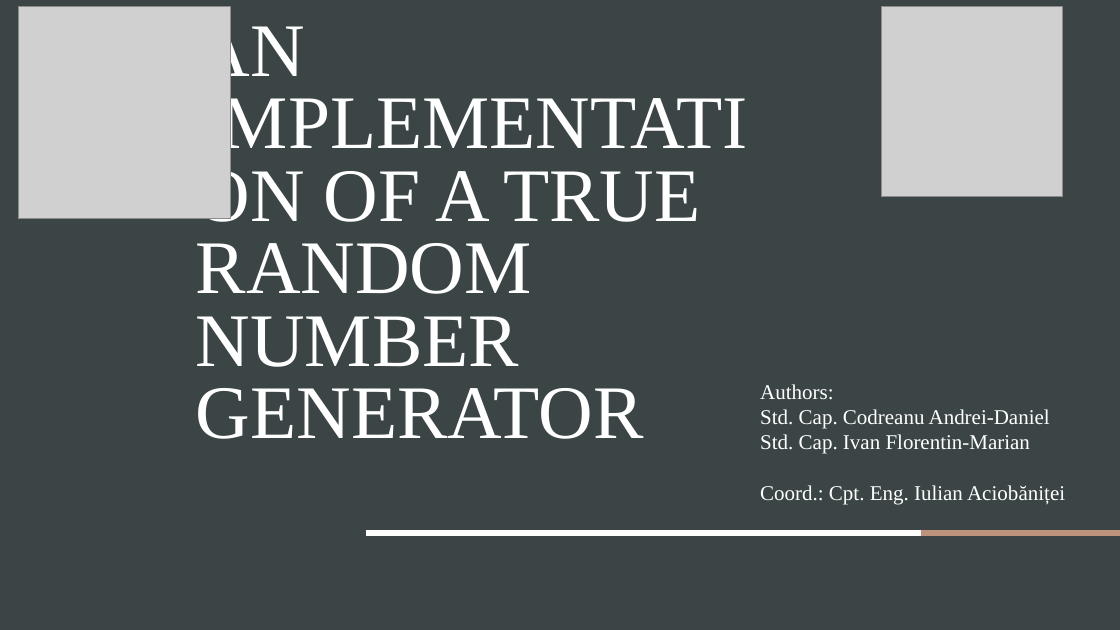
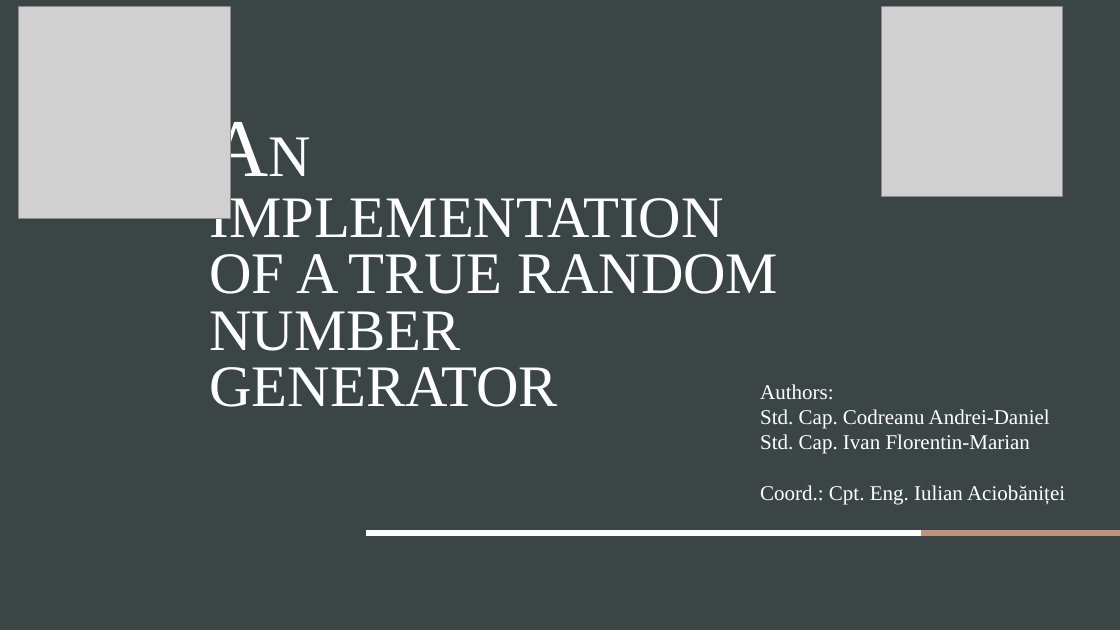
Before and after one commit to FidexEtRatio/RandomNumber, a slide deck: slide 1 of CERC 2025.pptx. Drawn at 1120x630 pixels with LibreOffice and Linux fonts; fonts in the diff are those of the drawing; grey boxes stand for pictures. Boxes give left, top, right and bottom in pixels: in the first picture for what was removed or moved away, otherwise in the second. Text is boxed around its words. In the diff, an @@ line names an element or a change of style, - is before the commit and + after.

```diff
--- a/CERC 2025.pptx
+++ b/CERC 2025.pptx
@@ title "AN IMPLEMENTATION OF A TRUE ..." moved from (x1=196, y1=17, x2=700, y2=439) to (x1=210, y1=191, x2=778, y2=407) @@
@@ title "AN IMPLEMENTATION OF A TRUE ..." at (x1=210, y1=191, x2=778, y2=407): size 64.8 to 70.2 pt in "AN"; size 64.8 to 50.4 pt @@
```
Also in this commit, not shown: 11 other slides changed.
